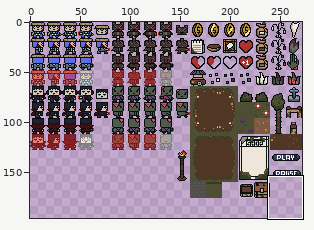
Edited in one commit: sprite sheet (Assets/Sprites/_Texture/tileset-weirdspices.png). The first picture is a wide view before the edit; the outline marks the close-up.
Close-up. First the earlier version:
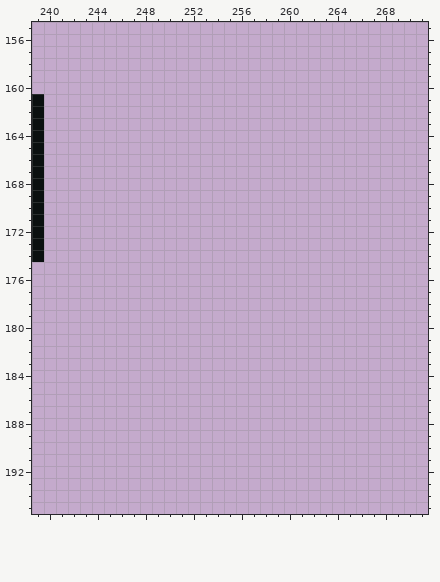
The file is 272x256 pixels. Colours within 5 levels of each other are drawn and written as one. Shown: x 239..271, y 155..195. The wide view leaves out empty margins.
Now the later version:
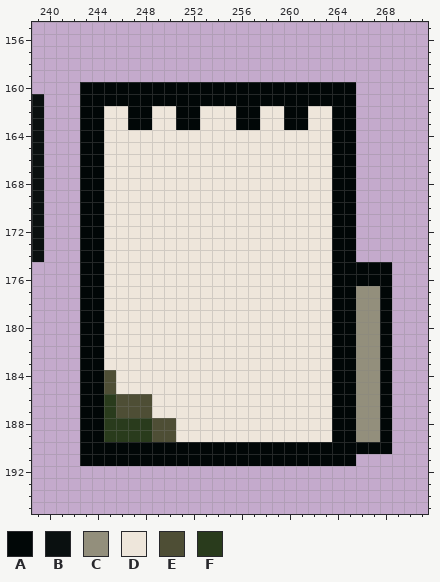
Palette (. is transparent): A #010707  B #0a1010  C #938f7c  D #eee6db  E #4e4e35  F #293b1c
The edit:
y 160..161: x 243..265 ....................... -> AAAAAAAAAAAAAAAAAAAAAAA
y 162..163: x 243..265 ....................... -> AADDAADDAADDDAADDAADDAA
y 164..174: x 243..265 ....................... -> AADDDDDDDDDDDDDDDDDDDAA
y 175..176: x 243..268 .......................... -> AADDDDDDDDDDDDDDDDDDDAAAAA
y 177..183: x 243..268 .......................... -> AADDDDDDDDDDDDDDDDDDDAACCA
y 184..185: x 243..268 .......................... -> AAEDDDDDDDDDDDDDDDDDDAACCA
y 186..187: x 243..268 .......................... -> AAFEEEDDDDDDDDDDDDDDDAACCA
y 188..189: x 243..268 .......................... -> AAFFFFEEDDDDDDDDDDDDDAACCA
y 190: x 243..268 .......................... -> AAAAAAAAAAAAAAAAAAAAAAAAAA
y 191: x 243..265 ....................... -> AAAAAAAAAAAAAAAAAAAAAAA
